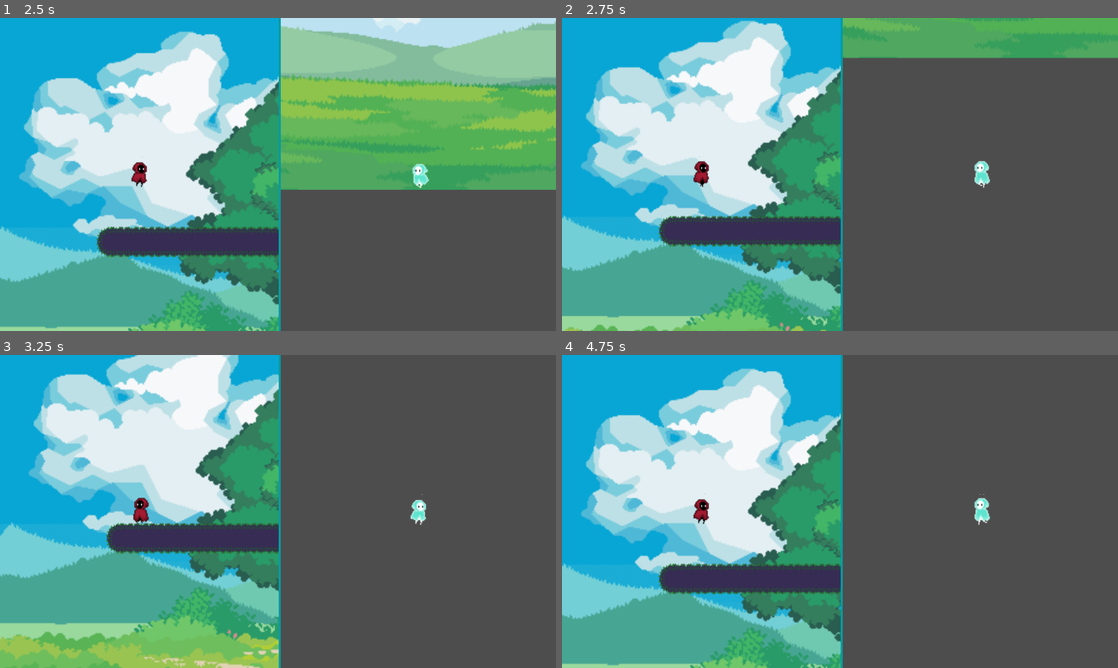
Above: before the commit, frames 1-4 (two rows, left to right).
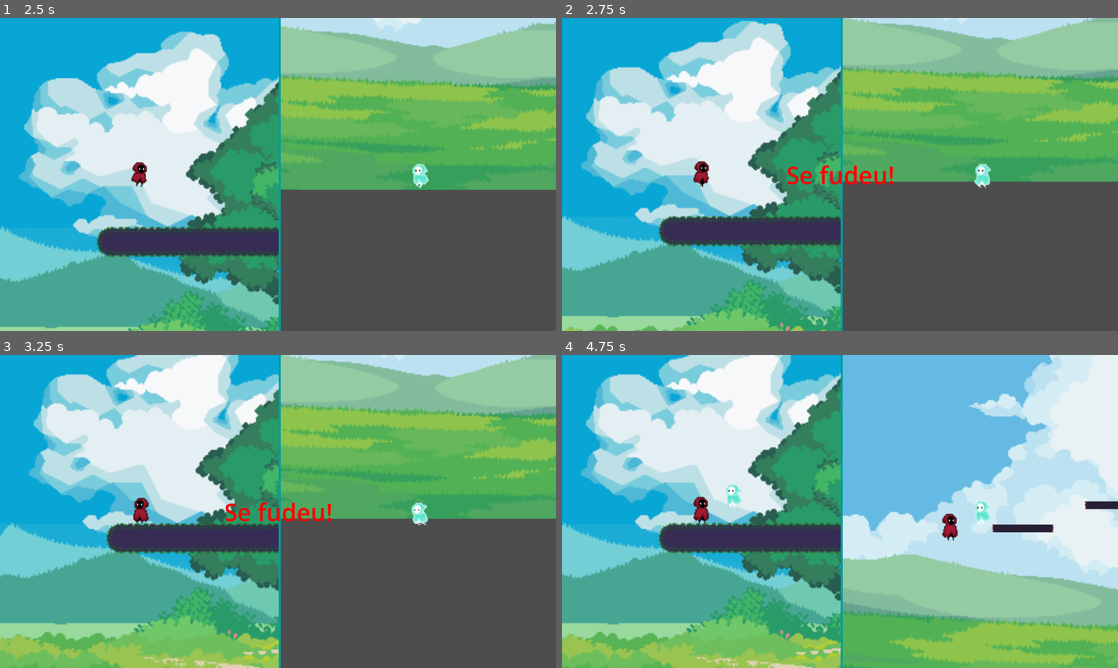
Above: after the commit, the same moments.

Repository: nyyozu/Teveeza
Game: Godot game, scene res://Scenes/main.tscn
Two runs of this game, one before a commit and one after it. Both use one fixed random seed, a clock stepped at 60 frames per second and the inputs below.
Inputs:
- Up to frame 1 (2.5 s): hold Right (arrow_right) 0.53-2.03 s; tap A (A) at 0.6 s; tap Up (arrow_up) at 0.77, 1.52 s; tap D (D) at 1.35 s; hold Left (arrow_left) from 2.03 s (still down); tap W (W) at 2.1 s
- Up to frame 2 (2.75 s): keep holding Left (arrow_left)
- Up to frame 3 (3.25 s): release Left (arrow_left) at 2.78 s; hold Right (arrow_right) from 2.78 s (still down); tap A (A) at 2.85 s; tap Up (arrow_up) at 3.02 s
- Up to frame 4 (4.75 s): tap D (D) at 3.6 s; tap Up (arrow_up) at 3.77, 4.52 s; release Right (arrow_right) at 4.28 s; hold Left (arrow_left) from 4.28 s (still down); tap W (W) at 4.35 s

Frame 1 is identical in both runs. In frame 2, 26% of the frame differs, in the area x 40-100%, y 0-55%; in frame 3, 26%; in frame 4, 86%, in the area x 0-100%, y 0-100%.

Commit message:
Corrigido collision para morte do player 2, alterado fonte da mensagem de morte

Diff:
--- a/Scenes/main.tscn
+++ b/Scenes/main.tscn
@@ -600,6 +600,10 @@
 [sub_resource type="RectangleShape2D" id="RectangleShape2D_milbd"]
 size = Vector2(5076.5, 181)
 
+[sub_resource type="LabelSettings" id="LabelSettings_ynf5e"]
+font_size = 50
+font_color = Color(1, 0, 0.015686275, 1)
+
 [node name="Main" type="Node2D" unique_id=2068313577]
 script = ExtResource("1_6bp64")
 
@@ -691,6 +695,7 @@
 
 [node name="DeathArea" type="Area2D" parent="World" unique_id=257325798]
 position = Vector2(0, 700)
+collision_mask = 7
 script = ExtResource("9_ynf5e")
 
 [node name="DeathCollision" type="CollisionShape2D" parent="World/DeathArea" unique_id=2028763453]
@@ -712,6 +717,7 @@
 grow_horizontal = 2
 grow_vertical = 2
 theme_override_font_sizes/font_size = 40
+label_settings = SubResource("LabelSettings_ynf5e")
 
 [node name="Splitscreen" type="CanvasLayer" parent="." unique_id=227130251]
 
